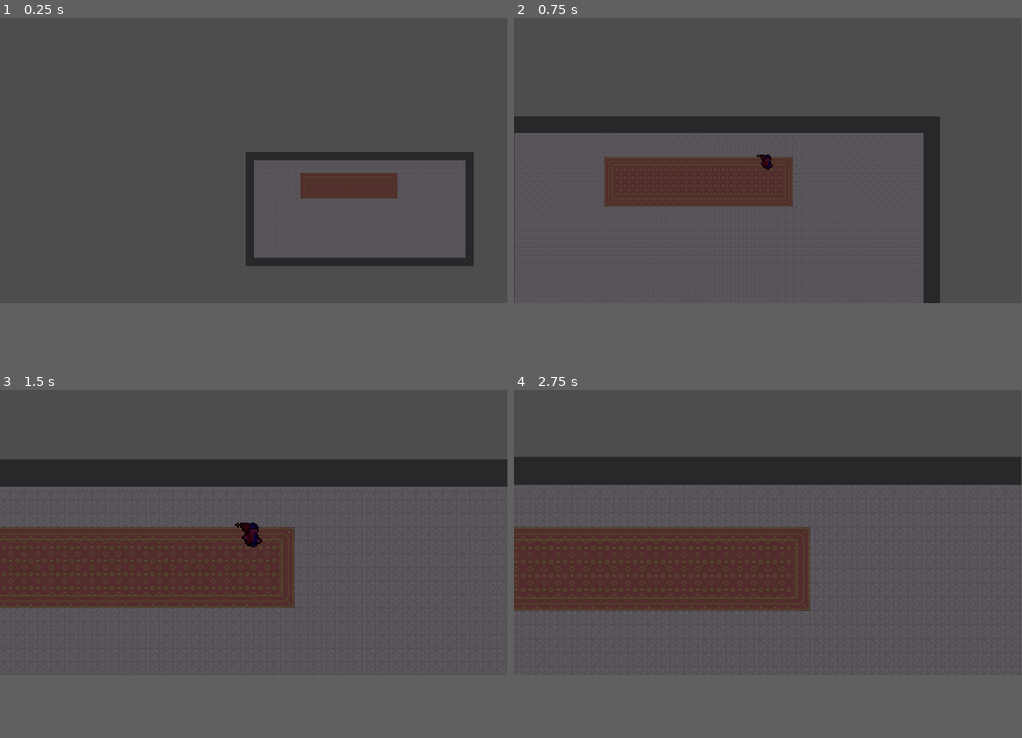
Above: before the commit, frames 1-4 (two rows, left to right).
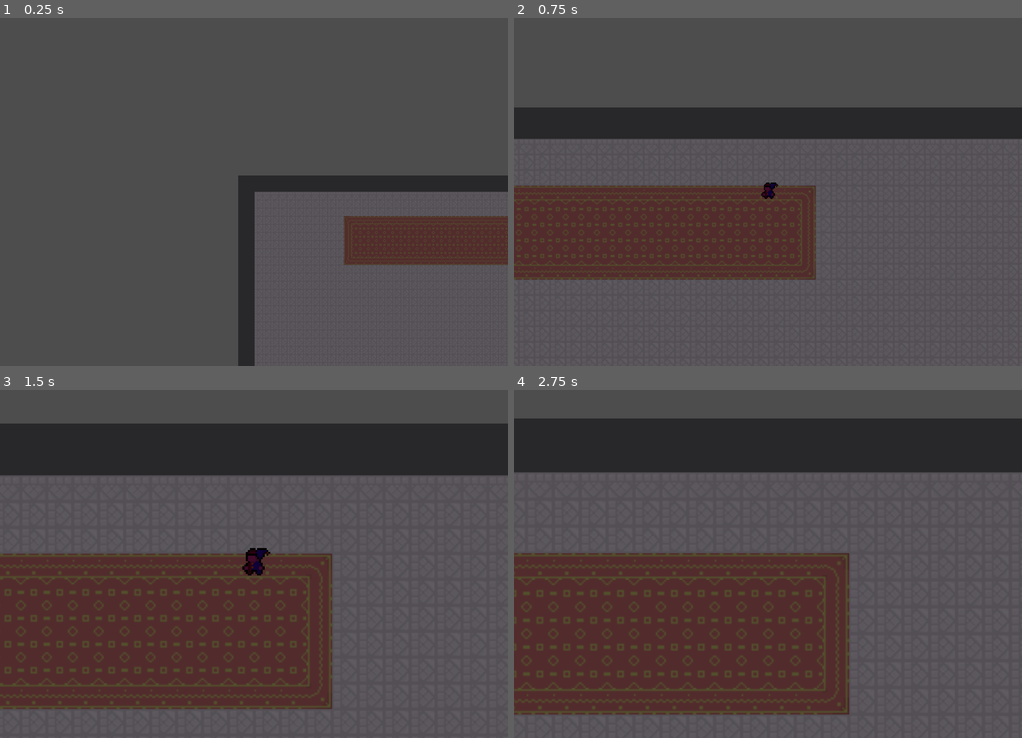
Above: after the commit, the same moments.

Repository: JK-Chapman/project-wizard
Game: Godot game, scene res://base_scene.tscn
Two runs of this game, one before a commit and one after it. Both use one fixed random seed, a clock stepped at 60 frames per second and the inputs below.
Inputs:
- Up to frame 1 (0.25 s): no input
- Up to frame 2 (0.75 s): tap Enter (start4) at 0.5, 0.6 s
- Up to frame 3 (1.5 s): hold Backspace (back4) from 1.28 s (still down); tap Enter (start4) at 1.35 s
- Up to frame 4 (2.75 s): release Backspace (back4) at 2.03 s; tap Enter (start4) at 2.1 s
The window is 799x449 before the commit and 800x548 after it. Grey fills any space a smaller window leaves; there, only what the larger window draws over its background counts as a difference.

The runs differ from the first frame. In frame 1, 10% of the frame differs, in the area x 46-100%, y 38-100%; in frame 2, 24%; in frame 3, 46%, in the area x 0-100%, y 0-100%; in frame 4, 45%.

Commit message:
Add Animations. Player Animation Code

Diff:
--- a/GameObjects/Player/Player.gd
+++ b/GameObjects/Player/Player.gd
@@ -9,10 +9,10 @@
 const ROTATE_SPEED = 100
 
 # Player vars
-var player_anim_dir = "l"
+var player_anim_dir = "left"
 var player_anim_mode = "idle"
 var index
-
+var animation
 
 func init(_index):
 	self.index = _index
@@ -26,6 +26,7 @@
 
 func _process(_delta):
 	AnimationLoop()
+
 	SpellAnimationLoop()
 
 
@@ -53,7 +54,24 @@
 
 
 func AnimationLoop():
-	pass
+	var move_dir = Vector2.ZERO
+	move_dir.x = int(Input.is_action_pressed("move_right" + str(index))) - int(Input.is_action_pressed("move_left" + str(index)))
+	move_dir.y = (int(Input.is_action_pressed("move_down" + str(index))) - int(Input.is_action_pressed("move_up" + str(index)))) / float(2)
+	if move_dir != Vector2.ZERO:
+		player_anim_mode = "run"
+	else:
+		player_anim_mode = "idle"
+	match move_dir:
+		Vector2(-1,0):
+			player_anim_dir = "left"
+		Vector2(1,0):
+			player_anim_dir = "right"
+		Vector2(0,.5):
+			player_anim_dir = "down"
+		Vector2(0,-.5):
+			player_anim_dir = "up"
+	animation = player_anim_mode + "_" + player_anim_dir
+	$PlayerSprite/AnimationPlayer.play(animation)
 
 func SpellAnimationLoop():
 	var aim_dir = Input.get_vector("aim_left" + str(index), "aim_right" + str(index), "aim_up" + str(index), "aim_down" + str(index))
--- a/GameObjects/Player/Player.tscn
+++ b/GameObjects/Player/Player.tscn
@@ -1,146 +1,160 @@
-[gd_scene load_steps=26 format=3 uid="uid://cwtj7274tsgs"]
-
-[ext_resource type="Texture2D" uid="uid://c2qaxypd3n6ym" path="res://Assets/AnimationSheets/JesterMoveset.png" id="1_h08ra"]
+[gd_scene load_steps=18 format=3 uid="uid://cwtj7274tsgs"]
+
+[ext_resource type="Texture2D" uid="uid://cvr3n7sfx4lb7" path="res://Assets/AnimationSheets/JesterMoveset.png" id="1_h08ra"]
 [ext_resource type="Script" path="res://GameObjects/Player/Player.gd" id="1_wpc8h"]
 [ext_resource type="Texture2D" uid="uid://ciipxxf2dnmvh" path="res://Assets/Placeholder/wizardblast.png" id="3_0egyb"]
 
+[sub_resource type="Animation" id="Animation_vowxu"]
+resource_name = "idle_left"
+length = 0.80001
+loop_mode = 1
+tracks/0/type = "value"
+tracks/0/imported = false
+tracks/0/enabled = true
+tracks/0/path = NodePath(".:frame")
+tracks/0/interp = 1
+tracks/0/loop_wrap = true
+tracks/0/keys = {
+"times": PackedFloat32Array(0, 0.2, 0.4, 0.6),
+"transitions": PackedFloat32Array(1, 1, 1, 1),
+"update": 1,
+"values": [10, 11, 12, 13]
+}
+
+[sub_resource type="Animation" id="Animation_2eee5"]
+resource_name = "idle_right"
+length = 0.80001
+loop_mode = 1
+tracks/0/type = "value"
+tracks/0/imported = false
+tracks/0/enabled = true
+tracks/0/path = NodePath(".:frame")
+tracks/0/interp = 1
+tracks/0/loop_wrap = true
+tracks/0/keys = {
+"times": PackedFloat32Array(0, 0.2, 0.4, 0.6),
+"transitions": PackedFloat32Array(1, 1, 1, 1),
+"update": 1,
+"values": [6, 7, 8, 9]
+}
+
+[sub_resource type="Animation" id="Animation_fdduo"]
+resource_name = "idle_up"
+length = 0.80001
+loop_mode = 1
+tracks/0/type = "value"
+tracks/0/imported = false
+tracks/0/enabled = true
+tracks/0/path = NodePath(".:frame")
+tracks/0/interp = 1
+tracks/0/loop_wrap = true
+tracks/0/keys = {
+"times": PackedFloat32Array(0, 0.2, 0.4, 0.6),
+"transitions": PackedFloat32Array(1, 1, 1, 1),
+"update": 1,
+"values": [14, 15, 16, 17]
+}
+
+[sub_resource type="Animation" id="Animation_3ie5g"]
+resource_name = "idle_down"
+length = 0.80001
+loop_mode = 1
+tracks/0/type = "value"
+tracks/0/imported = false
+tracks/0/enabled = true
+tracks/0/path = NodePath(".:frame")
+tracks/0/interp = 1
+tracks/0/loop_wrap = true
+tracks/0/keys = {
+"times": PackedFloat32Array(0, 0.2, 0.4, 0.6),
+"transitions": PackedFloat32Array(1, 1, 1, 1),
+"update": 1,
+"values": [18, 19, 20, 21]
+}
+
+[sub_resource type="Animation" id="Animation_e50l8"]
+resource_name = "run_right"
+length = 0.40001
+loop_mode = 1
+tracks/0/type = "value"
+tracks/0/imported = false
+tracks/0/enabled = true
+tracks/0/path = NodePath(".:frame")
+tracks/0/interp = 1
+tracks/0/loop_wrap = true
+tracks/0/keys = {
+"times": PackedFloat32Array(0, 0.1, 0.2, 0.3),
+"transitions": PackedFloat32Array(1, 1, 1, 1),
+"update": 1,
+"values": [22, 23, 24, 25]
+}
+
+[sub_resource type="Animation" id="Animation_hf1nr"]
+resource_name = "run_left"
+length = 0.40001
+loop_mode = 1
+tracks/0/type = "value"
+tracks/0/imported = false
+tracks/0/enabled = true
+tracks/0/path = NodePath(".:frame")
+tracks/0/interp = 1
+tracks/0/loop_wrap = true
+tracks/0/keys = {
+"times": PackedFloat32Array(0, 0.1, 0.2, 0.3),
+"transitions": PackedFloat32Array(1, 1, 1, 1),
+"update": 1,
+"values": [26, 27, 28, 29]
+}
+
+[sub_resource type="Animation" id="Animation_twn40"]
+resource_name = "run_up"
+length = 0.40001
+loop_mode = 1
+tracks/0/type = "value"
+tracks/0/imported = false
+tracks/0/enabled = true
+tracks/0/path = NodePath(".:frame")
+tracks/0/interp = 1
+tracks/0/loop_wrap = true
+tracks/0/keys = {
+"times": PackedFloat32Array(0, 0.1, 0.2, 0.3),
+"transitions": PackedFloat32Array(1, 1, 1, 1),
+"update": 1,
+"values": [30, 31, 32, 33]
+}
+
+[sub_resource type="Animation" id="Animation_cttgl"]
+resource_name = "run_down"
+length = 0.40001
+loop_mode = 1
+tracks/0/type = "value"
+tracks/0/imported = false
+tracks/0/enabled = true
+tracks/0/path = NodePath(".:frame")
+tracks/0/interp = 1
+tracks/0/loop_wrap = true
+tracks/0/keys = {
+"times": PackedFloat32Array(0, 0.1, 0.2, 0.3),
+"transitions": PackedFloat32Array(1, 1, 1, 1),
+"update": 1,
+"values": [34, 35, 36, 37]
+}
+
+[sub_resource type="AnimationLibrary" id="AnimationLibrary_a3hy1"]
+_data = {
+"idle_down": SubResource("Animation_3ie5g"),
+"idle_left": SubResource("Animation_vowxu"),
+"idle_right": SubResource("Animation_2eee5"),
+"idle_up": SubResource("Animation_fdduo"),
+"run_down": SubResource("Animation_cttgl"),
+"run_left": SubResource("Animation_hf1nr"),
+"run_right": SubResource("Animation_e50l8"),
+"run_up": SubResource("Animation_twn40")
+}
+
 [sub_resource type="CapsuleShape2D" id="CapsuleShape2D_fb4g0"]
-height = 32.0
-
-[sub_resource type="AtlasTexture" id="AtlasTexture_520dx"]
-atlas = ExtResource("1_h08ra")
-region = Rect2(1088, 0, 32, 24)
-
-[sub_resource type="AtlasTexture" id="AtlasTexture_vtb5b"]
-atlas = ExtResource("1_h08ra")
-region = Rect2(1120, 0, 32, 24)
-
-[sub_resource type="AtlasTexture" id="AtlasTexture_ejdp6"]
-atlas = ExtResource("1_h08ra")
-region = Rect2(1152, 0, 32, 24)
-
-[sub_resource type="AtlasTexture" id="AtlasTexture_mg8ko"]
-atlas = ExtResource("1_h08ra")
-region = Rect2(1184, 0, 32, 24)
-
-[sub_resource type="AtlasTexture" id="AtlasTexture_acfn4"]
-atlas = ExtResource("1_h08ra")
-region = Rect2(832, 0, 32, 24)
-
-[sub_resource type="AtlasTexture" id="AtlasTexture_38a7q"]
-atlas = ExtResource("1_h08ra")
-region = Rect2(864, 0, 32, 24)
-
-[sub_resource type="AtlasTexture" id="AtlasTexture_imh13"]
-atlas = ExtResource("1_h08ra")
-region = Rect2(896, 0, 32, 24)
-
-[sub_resource type="AtlasTexture" id="AtlasTexture_cbmn8"]
-atlas = ExtResource("1_h08ra")
-region = Rect2(928, 0, 32, 24)
-
-[sub_resource type="AtlasTexture" id="AtlasTexture_xagy2"]
-atlas = ExtResource("1_h08ra")
-region = Rect2(704, 0, 32, 24)
-
-[sub_resource type="AtlasTexture" id="AtlasTexture_pqim8"]
-atlas = ExtResource("1_h08ra")
-region = Rect2(736, 0, 32, 24)
-
-[sub_resource type="AtlasTexture" id="AtlasTexture_enttw"]
-atlas = ExtResource("1_h08ra")
-region = Rect2(768, 0, 32, 24)
-
-[sub_resource type="AtlasTexture" id="AtlasTexture_e6cbc"]
-atlas = ExtResource("1_h08ra")
-region = Rect2(800, 0, 32, 24)
-
-[sub_resource type="AtlasTexture" id="AtlasTexture_dy6ap"]
-atlas = ExtResource("1_h08ra")
-region = Rect2(960, 0, 32, 24)
-
-[sub_resource type="AtlasTexture" id="AtlasTexture_5dao6"]
-atlas = ExtResource("1_h08ra")
-region = Rect2(992, 0, 32, 24)
-
-[sub_resource type="AtlasTexture" id="AtlasTexture_0d28o"]
-atlas = ExtResource("1_h08ra")
-region = Rect2(1024, 0, 32, 24)
-
-[sub_resource type="AtlasTexture" id="AtlasTexture_0prfd"]
-atlas = ExtResource("1_h08ra")
-region = Rect2(1056, 0, 32, 24)
-
-[sub_resource type="SpriteFrames" id="SpriteFrames_4bd7b"]
-animations = [{
-"frames": [{
-"duration": 1.0,
-"texture": SubResource("AtlasTexture_520dx")
-}, {
-"duration": 1.0,
-"texture": SubResource("AtlasTexture_vtb5b")
-}, {
-"duration": 1.0,
-"texture": SubResource("AtlasTexture_ejdp6")
-}, {
-"duration": 1.0,
-"texture": SubResource("AtlasTexture_mg8ko")
-}],
-"loop": true,
-"name": &"walk_down",
-"speed": 5.0
-}, {
-"frames": [{
-"duration": 1.0,
-"texture": SubResource("AtlasTexture_acfn4")
-}, {
-"duration": 1.0,
-"texture": SubResource("AtlasTexture_38a7q")
-}, {
-"duration": 1.0,
-"texture": SubResource("AtlasTexture_imh13")
-}, {
-"duration": 1.0,
-"texture": SubResource("AtlasTexture_cbmn8")
-}],
-"loop": true,
-"name": &"walk_left",
-"speed": 5.0
-}, {
-"frames": [{
-"duration": 1.0,
-"texture": SubResource("AtlasTexture_xagy2")
-}, {
-"duration": 1.0,
-"texture": SubResource("AtlasTexture_pqim8")
-}, {
-"duration": 1.0,
-"texture": SubResource("AtlasTexture_enttw")
-}, {
-"duration": 1.0,
-"texture": SubResource("AtlasTexture_e6cbc")
-}],
-"loop": true,
-"name": &"walk_right",
-"speed": 5.0
-}, {
-"frames": [{
-"duration": 1.0,
-"texture": SubResource("AtlasTexture_dy6ap")
-}, {
-"duration": 1.0,
-"texture": SubResource("AtlasTexture_5dao6")
-}, {
-"duration": 1.0,
-"texture": SubResource("AtlasTexture_0d28o")
-}, {
-"duration": 1.0,
-"texture": SubResource("AtlasTexture_0prfd")
-}],
-"loop": true,
-"name": &"walk_up",
-"speed": 5.0
-}]
+radius = 4.0
+height = 12.0
 
 [sub_resource type="Animation" id="Animation_mo686"]
 resource_name = "blast"
@@ -265,16 +279,22 @@
 collision_mask = 3
 script = ExtResource("1_wpc8h")
 
+[node name="PlayerSprite" type="Sprite2D" parent="."]
+texture_filter = 1
+position = Vector2(2, -3)
+scale = Vector2(1.14844, 1.125)
+texture = ExtResource("1_h08ra")
+hframes = 70
+frame = 10
+
+[node name="AnimationPlayer" type="AnimationPlayer" parent="PlayerSprite"]
+libraries = {
+"": SubResource("AnimationLibrary_a3hy1")
+}
+
 [node name="PlayerHitbox" type="CollisionShape2D" parent="."]
-position = Vector2(-2, 4)
+position = Vector2(0, -1)
 shape = SubResource("CapsuleShape2D_fb4g0")
-
-[node name="PlayerSprite" type="AnimatedSprite2D" parent="."]
-texture_filter = 1
-scale = Vector2(2, 2)
-sprite_frames = SubResource("SpriteFrames_4bd7b")
-animation = &"walk_right"
-speed_scale = 2.0
 
 [node name="PlayerSpellPoint" type="Node2D" parent="."]
 position = Vector2(-1, 1)
@@ -283,9 +303,9 @@
 light_mask = 2
 visibility_layer = 2
 texture_filter = 1
-position = Vector2(45, 1)
+position = Vector2(17, -1)
 rotation = 1.5708
-scale = Vector2(3.5, 3.5)
+scale = Vector2(1.02343, 0.953134)
 texture = ExtResource("3_0egyb")
 hframes = 6
 
--- a/project.godot
+++ b/project.godot
@@ -21,8 +21,8 @@
 
 [display]
 
-window/size/viewport_width=1920
-window/size/viewport_height=1080
+window/size/viewport_width=1000
+window/size/viewport_height=685
 
 [input]
 
Binary file changed: Assets/AnimationSheets/JesterMoveset.png
Not shown, changed: Assets/AnimationSheets/JesterMoveset.png.import
